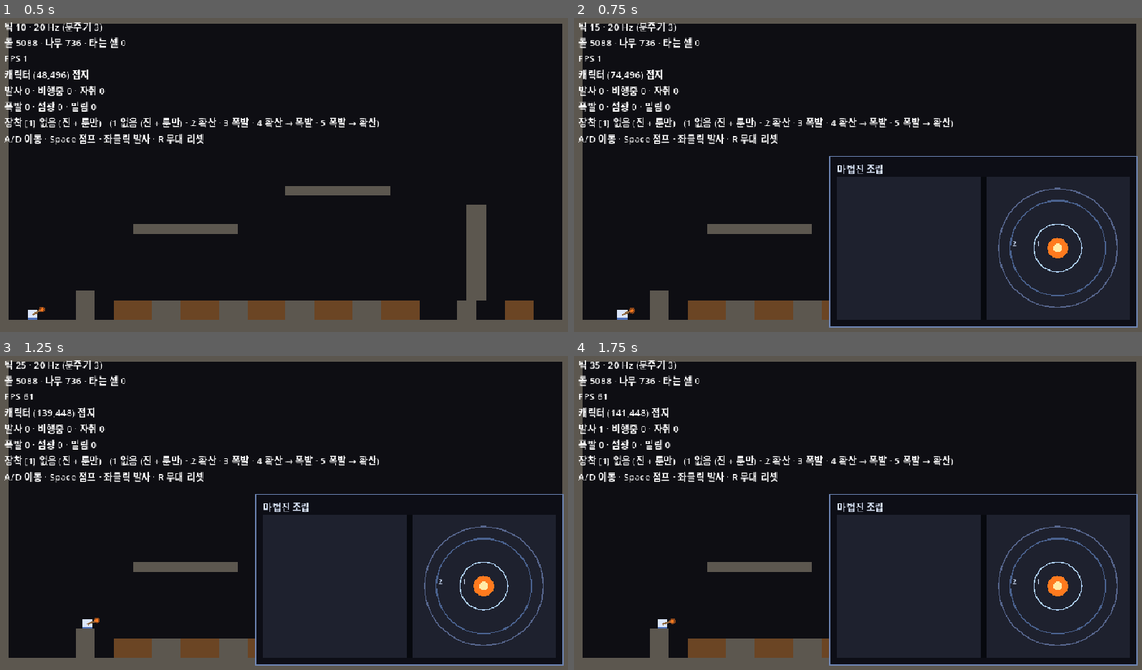
Above: before the commit, frames 1-4 (two rows, left to right).
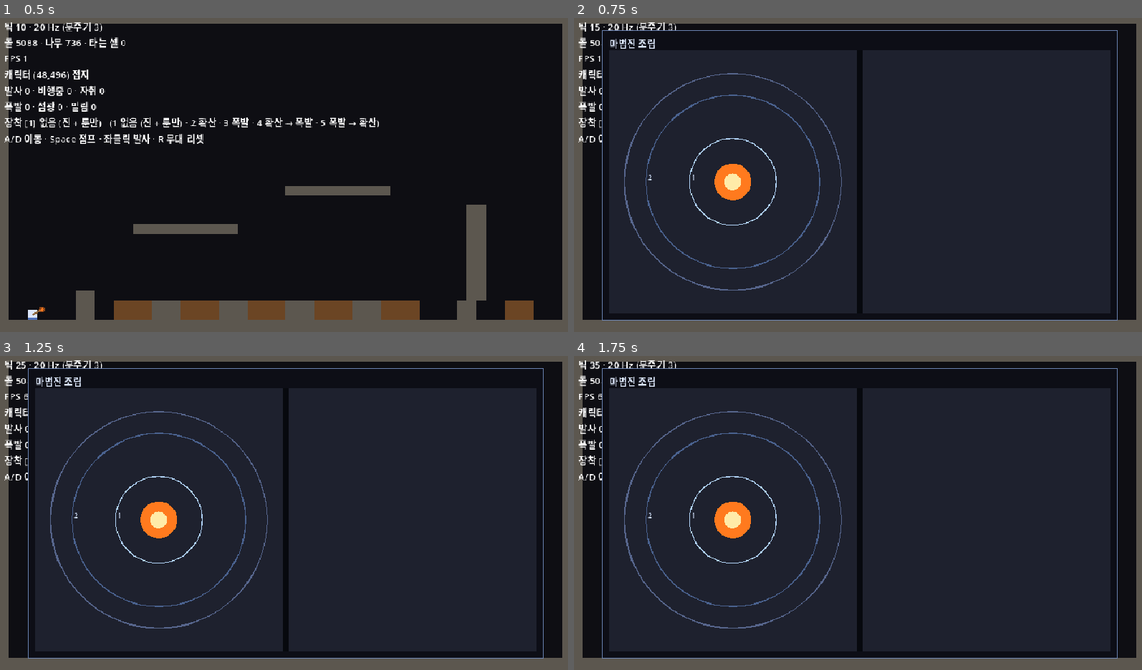
Above: after the commit, the same moments.

Repository: djgnfj-svg/tockbon
Game: Godot game, scene res://src/stage/stage.tscn
Same seed, same stepped clock (60 frames per second), same inputs: the game is played once before the commit and once after it.
Inputs (mouse positions are in pixels of both pictures, inside the frame that each line leads up to):
- Up to frame 1 (0.5 s): no input
- Up to frame 2 (0.75 s): tap Enter at 0.5 s; move the mouse to (988, 159) at 0.52 s; hold D (move_right) from 0.53 s (still down); hold Tab (toggle_assembly) from 0.53 s (still down); click (988, 159) at 0.67 s
- Up to frame 3 (1.25 s): keep holding D (move_right); keep holding Tab (toggle_assembly); tap Space (jump) at 0.77 s
- Up to frame 4 (1.75 s): release D (move_right) at 1.25 s; release Tab (toggle_assembly) at 1.25 s; drag from (744, 528) to (829, 578) at 1.27 s

Frame 1 is identical in both runs. In frame 2, 55% of the frame differs, in the area x 4-100%, y 3-99%; in frame 3, 55%; in frame 4, 55%.

Commit message:
spell: 창을 화면 90%로 키우고 마법진을 왼쪽으로 옮긴다 (단계 4b-1)
사용자가 정했다. 지름이 199.3 에서 363.8 로 커졌다.

좌우 반전을 창의 한 줄로 안 했다. 그러면 창만 뒤집히고 그물은 옛
페이지를 재면서 둘 다 초록이 된다. circle_page()/palette_page() 를
내서 창도 그물도 그 둘만 부른다 — 좌우를 완전 반전해도 908개가
그대로 초록이다. 뒤집기가 진짜로 두 줄 맞바꾸기가 됐다.

90% 면 HUD/Stats 를 덮는다. 피할 방법이 없어서 그물의 「안 겹친다」를
「겹쳐도 되는 조건」으로 바꿨다 — 창이 불투명하면 글씨가 섞이지 않고
가려질 뿐이다. 위험 12 는 반투명 창의 위험이었다. 반투명으로 되돌리면
거기가 빨개진다.

확산 갈래를 반 칸 돌렸다. 6갈래에서 수평이 비고 90°·270° 가 서서
고리와 직각으로 만난다. 임시 답이다 — 원인은 심볼이 고리 위에 앉는
것 자체라 층이 늘면 다시 걸린다.

또 동어반복을 만들었다가 지웠다. 「마법진이 바깥쪽 페이지다」는
페이지가 둘뿐이면 둘 다 한쪽에서 바깥이라 늘 참이다. 그 명제의 진짜
내용은 「자랄 때 어디로 자라나」인데 지금 기하에 없다 — 룬 자리가
여럿인 진이 와서 마법진이 실제로 가로로 커지는 날에야 잴 것이 생긴다.

바닥값은 안 건드렸다. 근거가 아직 「199px 에서 눈이 통과시켰다」다.
363.8px 를 눈이 통과시키면 그때 새 관측을 근거로 올린다.

Co-Authored-By: Claude Opus 5 (1M context) <noreply@anthropic.com>
Claude-Session: https://claude.ai/code/session_01AMkXmt1W5qq92K4dVZ4xVs

Diff:
--- a/src/view/book_layout.gd
+++ b/src/view/book_layout.gd
@@ -55,3 +55,20 @@
 		"fold": Rect2(m + page_w, top, fold_w, h),
 		"right": Rect2(m + page_w + fold_w, top, page_w, h),
 	}
+
+
+## 🔴🔴 **어느 페이지가 무엇인가 — 여기가 단일 소스다.** 창도 그물도 이 둘만 부른다.
+##
+## ⚠ **좌우는 이미 한 번 뒤집혔다** (spec의 처음 안은 「왼쪽 팔레트 · 오른쪽 마법진」이었고
+##  사용자 판정으로 반대가 됐다). 또 뒤집힐 수 있으므로 **키를 여기저기 박지 않는다** —
+##  박으면 뒤집는 날 창과 그물이 따로 뒤집혀 **한쪽만 옮겨 간 채로 초록**이 된다.
+## 🔴 뒤집기는 **아래 두 줄을 맞바꾸는 일**이어야 한다.
+##
+## ⚠ 구조 근거는 좌우와 **무관하게 그대로다**(§3.7): 마법진이 **바깥쪽** 페이지에 있어야
+##  룬 자리가 늘 때 창 바깥으로 자라며 팔레트를 안 민다. 지금은 왼쪽이 바깥이다.
+static func circle_page(window_size: Vector2) -> Rect2:
+	return pages(window_size)["left"]
+
+
+static func palette_page(window_size: Vector2) -> Rect2:
+	return pages(window_size)["right"]
--- a/src/view/circle_window.gd
+++ b/src/view/circle_window.gd
@@ -96,7 +96,9 @@
 	#  바뀌는 날 마법진 코드가 같이 열린다(§3.7).
 	#  ⚠ **그 대가로 단계 4b가 이 변환을 되돌려 클릭을 받아야 한다**(위험 22).
 	#   뺄 값은 `pages()["right"].position` — **여기서 쓰는 것과 같은 값**이다.
-	var page: Rect2 = pages["right"]
+	# 🔴 **어느 페이지가 마법진인가는 `book_layout`이 정한다.** 여기서 키를 박으면 좌우를
+	#  뒤집는 날 창과 그물이 따로 뒤집혀 **한쪽만 옮겨 간 채로 초록**이 된다(§3.7 — 이미 한 번 뒤집혔다).
+	var page := Book.circle_page(size)
 	draw_set_transform(page.position)
 
 	# 🔴 **좌표는 전부 `circle_layout`에서 온다.** 여기서 하나라도 계산하면
@@ -200,7 +202,9 @@
 	if kind == Glyph.KIND_SPAWN:
 		# 밖으로 뻗는 가지 — **새 탄을 만든다**가 모양에 있다.
 		for k in Fx.GLYPH_SPAWN_RAYS:
-			var a := TAU * float(k) / float(Fx.GLYPH_SPAWN_RAYS)
+			# ⚠ 반 칸 돌린다 — 안 돌리면 수평 갈래가 고리 선에 포개져 **사라진다**
+			#  (`fx_tuning.GLYPH_SPAWN_ANGLE_STEP_FRAC` 주석에 실측이 있다).
+			var a := TAU * (float(k) + Fx.GLYPH_SPAWN_ANGLE_STEP_FRAC) / float(Fx.GLYPH_SPAWN_RAYS)
 			var d := Vector2(cos(a), sin(a))
 			draw_line(at + d * (r * Fx.GLYPH_SPAWN_INNER_RATIO), at + d * r,
 				tint, Fx.GLYPH_SYMBOL_PX)
--- a/src/view/fx_tuning.gd
+++ b/src/view/fx_tuning.gd
@@ -74,11 +74,17 @@
 ##  창에 가려 캐릭터가 안 보이면 「창을 연 채로 걷는다」를 못 본다.
 ## 🔴 **여기가 치수의 단일 소스다.** 씬에 offset을 적으면 두 곳이 되고, 그때 창은 씬 값으로 뜨는데
 ##  그물은 이 값을 재서 **둘 다 초록인 채로 갈라진다.**
-## ⚠ **오른쪽 아래에 붙인다.** 캐릭터 시작 자리가 왼쪽 아래(48,480)라 거기를 비워야
-##  「조립하는 동안 다가오는 것을 볼 수 있나」가 성립한다(GDD). `HUD/Stats`(~y 210)도 피한다.
-## 🔴 크기가 단계 3보다 늘었다 — **두 페이지가 되면서 가로가 필요해졌다.** 마법진 페이지 하나가
-##  진 지름을 담아야 하는데, 388px를 반으로 가르면 200px짜리 진이 안 들어간다.
-const WINDOW_RECT := Rect2(430, 238, 514, 286)
+## 🔴🔴 **화면 90%다** — 사용자 판정(2026-08-03): 「책이 그냥 화면 90%를 차지하게 해줘」.
+##  뷰포트 960×540의 90% = 864×486, 가운데 정렬 ⇒ (48, 27).
+##
+## ⚠ **「캐릭터와 그 주변이 보인다」 계약이 유예됐다**(§3.7). 지우지 않고 유예다 —
+##  근거였던 GDD 「조립하는 동안 몬스터가 다가온다」에서 **지금 게임에 몬스터도 체력도 없어서**
+##  못 보는 대가가 0이기 때문이다. 🔴 **캐릭터가 다칠 수 있게 되는 날 이 줄이 다시 걸린다.**
+##
+## ⚠ 이 크기면 `HUD/Stats`(8,8~900,210)를 **덮는다.** 겹침이 안전한 것은 창이 **불투명**해서고
+##  (글씨가 섞이지 않고 가려질 뿐), 그래서 `net_render`가 「안 겹친다」가 아니라
+##  **「불투명하다」**를 잰다. 반투명으로 되돌리면 거기가 먼저 빨개진다.
+const WINDOW_RECT := Rect2(48, 27, 864, 486)
 
 ## 🔴🔴 **불투명이다.** 사용자 판정 — 「특정 창이 열리는 것처럼 **배경색이 존재해야** 할 듯」.
 ##  ⚠ 단계 2가 「반투명」을 판정 4의 근거로 적었는데 **그건 틀린 근거였다.** 실제로 재진 것은
@@ -149,6 +155,17 @@
 ##   같게 두면 「탄을 만드는 문양은 전부 8개를 만든다」로 잘못 읽힌다.
 const GLYPH_SPAWN_RAYS := 6
 const GLYPH_SYMBOL_PX := 2.0
+
+## 🔴 **가지를 반 칸 돌린다.** 안 돌리면 0°·180° 가지가 **수평**인데, 심볼이 고리 위 12시에 앉아
+##  그 점의 접선도 수평이라 **두 갈래가 고리 선에 포개져 사라진다** —
+##  실측으로 6갈래가 화면에서 **4갈래 X자**로 보였다(verify-look, 2026-08-03).
+##  반 칸(=간격/2) 돌리면 6갈래에서 0°·180°가 비고 대신 90°·270°가 서서 고리와 직각으로 만난다.
+##
+## ⚠ **`GLYPH_SPAWN_RAYS`를 바꾸면 이 값을 다시 봐라** — 홀수 갈래에서는 반 칸을 돌려도
+##  180°에 가지가 설 수 있다(예: 5갈래는 36°+72°×2 = 180°).
+## 🔴 그리고 이건 **배치의 임시 답이다.** 원인은 심볼이 고리 **위에** 앉는 것 자체라,
+##  층이 늘어 고리 간격이 좁아지면 다시 걸린다 — 그때는 심볼을 줄이거나 고리 밖으로 빼야 한다.
+const GLYPH_SPAWN_ANGLE_STEP_FRAC := 0.5
 ## SPAWN 가지가 **시작하는** 자리(반지름 대비). 0이면 한 점에서 뻗어 나와 별이 아니라 뭉치로 보인다.
 const GLYPH_SPAWN_INNER_RATIO := 0.3
 ## TERMINAL 원반의 반지름(심볼 반지름 대비). ⚠ 1.0이면 가지 심볼과 크기가 같아 보여
--- a/tests/nets/net_circle.gd
+++ b/tests/nets/net_circle.gd
@@ -40,11 +40,20 @@
 ## 마법진 지름의 **바닥값**. 🔴 연출 상수가 아니라 **검증 계약**이라 그물에 둔다 —
 ##  단계 3에서 눈이 통과시킨 크기이고, 여기 아래로 내려가면 그 판정을 다시 받아야 한다.
 ##
-## ⚠🔴 **여유가 19.3px뿐이다** (지금 지름 199.3 vs 바닥 180, 2026-08-04 실측).
-##  ⇒ 창을 조금만 줄이거나 여백(`CIRCLE_AREA_PAD_PX` · `BOOK_MARGIN_PX` · `BOOK_FOLD_PX`)을
-##   조금만 키워도 **여기가 먼저 빨개진다.** 그때 이 줄을 낮추기 전에 **눈으로 다시 봐라** —
-##   이 값이 지키는 것은 「고리 둘·룬·문양 심볼이 서로 안 먹는 크기」다.
-##  🔴 **원인이 여기가 아니라는 걸 알고 만나야** 「왜 갑자기 빨갛지」로 시간을 안 버린다.
+## ⚠ **실측이 두 번 바뀌었다:**
+##
+## | 언제 | 창 | 지름 | 바닥값 여유 |
+## |---|---|---|---|
+## | 단계 4a | 514×286 (28.4%) | 199.3 | **19.3px** — 빠듯했다 |
+## | 단계 4b-1 | 864×486 (**90%**) | **363.8** | **183.8px** |
+##
+## 🔴 **바닥값 180은 아직 「199px에서 눈이 통과시켰다」가 근거다** — 지금 지름과 두 배 차이지만
+##  **아직 안 올렸다.** verify-look이 363.8px 화면을 통과시키면 **그때 그 새 관측을 근거로 올려라.**
+##  ⚠ 지금 올리면 근거 없는 숫자가 된다 — 이 리포가 계속 잡아 온 바로 그 모양이다.
+##
+## ⚠ 이 값이 지키는 것은 「고리 둘·룬·문양 심볼이 서로 안 먹는 크기」다. 창을 줄이거나
+##  여백(`CIRCLE_AREA_PAD_PX` · `BOOK_MARGIN_PX` · `BOOK_FOLD_PX`)을 키우면 여기가 먼저 빨개진다.
+##  🔴 **원인이 이 상수가 아니라는 걸 알고 만나야** 「왜 갑자기 빨갛지」로 시간을 안 버린다.
 const CIRCLE_DIAMETER_FLOOR_PX := 180.0
 
 
@@ -353,6 +362,20 @@
 		t.ok(win_rect.encloses(p), "%s 가 창 안에 들어간다" % key)
 		t.ok(p.position.y >= Fx.WINDOW_TITLE_BAND_PX, "%s 가 제목 띠 아래에서 시작한다" % key)
 
+	# 🔴 **어느 페이지가 마법진인가를 그물도 `book_layout`에서 읽는다.** 여기 키를 박으면
+	#  좌우를 뒤집는 날 **창만 뒤집히고 그물은 옛 페이지를 재면서 초록**이 된다.
+	var circle_page := Book.circle_page(win)
+	var palette_page := Book.palette_page(win)
+	t.ok(not circle_page.intersects(palette_page), "마법진 페이지와 팔레트 페이지가 안 겹친다")
+	t.ok(circle_page == l or circle_page == r, "마법진 페이지가 두 페이지 중 하나다")
+	t.ok(palette_page == l or palette_page == r, "팔레트 페이지가 두 페이지 중 하나다")
+	# ⚠🔴 **「마법진이 바깥쪽이다」(§3.7 ③)는 여기서 못 잰다 — 재려다 동어반복을 만들었다.**
+	#  `circle.position.x <= palette.position.x or circle.end.x >= palette.end.x` 로 적었더니
+	#  **좌우를 완전히 반전해도 초록이었다**(실측). 페이지가 둘뿐이면 **둘 다 한쪽에서 바깥**이라
+	#  그 술어가 늘 참이다.
+	#  🔴 ③의 진짜 내용은 「자랄 때 어디로 자라나」라 **지금 기하에 없다** — 룬 자리가 여럿인 진이
+	#   와서 마법진이 실제로 가로로 커지는 날에야 잴 것이 생긴다. 그때까지는 **눈과 문서의 몫**이다.
+
 	# 🔴🔴 **계약: 마법진 페이지가 진 지름을 담는다.**
 	#
 	# ⚠ 처음엔 `지름 <= min(페이지)`로 적었는데 **그건 동어반복이었다** — 실측으로 확인했다:
@@ -363,12 +386,13 @@
 	#  (층 번호와 명도차가 읽힌다)을 통과시켰다. 여기서 더 작아지면 **그 판정이 낡는다** —
 	#  고리 둘·룬·문양 심볼이 그 안에 다 들어가야 하고, 작아지면 서로 먹는다.
 	#  ⚠ 창을 줄이고 싶으면 이 줄을 낮추기 전에 **눈으로 다시 봐라.**
-	var area := Layout.circle_area(r.size)
+	var area := Layout.circle_area(circle_page.size)
 	var fr: float = Layout.frame(area)["radius"]
-	t.ok(fr > 0.0, "오른쪽 페이지에서 진 반지름이 나온다 (%.1f)" % fr)
+	t.ok(fr > 0.0, "마법진 페이지에서 진 반지름이 나온다 (%.1f)" % fr)
 	t.ok(fr * 2.0 >= CIRCLE_DIAMETER_FLOOR_PX,
 		"진 지름(%.1f)이 바닥값 %d 이상이다 (페이지 %dx%d)" % [
-			fr * 2.0, int(CIRCLE_DIAMETER_FLOOR_PX), int(r.size.x), int(r.size.y)])
+			fr * 2.0, int(CIRCLE_DIAMETER_FLOOR_PX),
+			int(circle_page.size.x), int(circle_page.size.y)])
 
 	# 창이 화면 안에 있나. ⚠ 「몇 %냐」는 안 잰다 — 그 숫자는 낡는다(계획 §3.7).
 	#  「캐릭터가 보이나」는 **눈이 판정한다.**
@@ -417,6 +441,10 @@
 	#  마법진이 접힘을 넘어 **왼쪽 페이지를 침범한다** — 그림만 틀리고 아무도 안 짖는다.
 	t.ok(draw.contains("Layout.circle_area(page.size)"),
 		"창이 마법진에 **페이지 크기**를 넘긴다 (창 크기가 아니다)")
+	# 🔴 창이 페이지 키를 **직접 박지 않는다.** 박으면 좌우를 뒤집을 때 창만 뒤집히고
+	#  그물은 옛 페이지를 재면서 **둘 다 초록**이다.
+	t.ok(draw.contains("Book.circle_page("),
+		"창이 마법진 페이지를 `book_layout`에게 묻는다 (키를 안 박는다)")
 
 	# ⚠ 그리기가 변환을 쓰면 **되돌리는 줄이 반드시 있어야 한다** — 없으면 뒤에 붙는 것이
 	#  전부 페이지만큼 밀리고, 지금은 뒤에 아무것도 없어서 증상조차 없다.
@@ -443,8 +471,9 @@
 ## 🔴 그리고 계획이 「`rune_slots != 1`이면 짖는다」를 **래퍼 stderr에 공짜로 걸리는 장치**라고 적었는데,
 ##  그 함수를 부르는 그물이 없어서 **공짜가 아니었다.** 아래가 그 함수를 실제로 부른다.
 func _layout_geometry_runs(t) -> void:
-	# 🔴 마법진은 **오른쪽 페이지 안**에서 산다. 창 크기가 아니라 페이지 크기를 받는다.
-	var page: Rect2 = Book.pages(Fx.WINDOW_RECT.size)["right"]
+	# 🔴 마법진은 **자기 페이지 안**에서 산다. 창 크기가 아니라 페이지 크기를 받는다.
+	#  ⚠ 어느 쪽인지는 `book_layout`이 안다 — 여기 키를 박으면 좌우를 뒤집는 날 갈라진다.
+	var page := Book.circle_page(Fx.WINDOW_RECT.size)
 	var area := Layout.circle_area(page.size)
 	t.ok(area.size.x > 0.0 and area.size.y > 0.0,
 		"마법진 자리에 크기가 있다 (%dx%d)" % [int(area.size.x), int(area.size.y)])
--- a/tests/nets/net_render.gd
+++ b/tests/nets/net_render.gd
@@ -31,6 +31,10 @@
 ##  ⚠ **목록을 손으로 드는 것이 곧 계약이다.** 새 창을 붙이면서 여기 안 적으면 그물이 먼저 짖고,
 ##   적으면 「이건 일부러 먹는다」가 리포에 남는다. 자동으로 알아내면 그 선언이 사라진다.
 const INTERACTIVE: Array[String] = ["HUD/CircleWindow"]
+
+## 창이 화면에서 차지하는 비율. 🔴 **사용자 판정이라 계약이다**(§8) — 연출값이 아니다.
+##  「책이 그냥 화면 90%를 차지하게 해줘」(2026-08-03).
+const WINDOW_SCREEN_FRAC := 0.9
 
 
 func run(t) -> void:
@@ -163,19 +167,25 @@
 		int(r.size.x), int(r.size.y)])
 	t.ok(r.position.x >= 0.0 and r.position.y >= 0.0 and r.end.x <= vw and r.end.y <= vh,
 		"조립창이 화면 안에 들어간다 (%s ~ %s)" % [r.position, r.end])
-	# 절반은 넉넉한 상한이다 — 「일부」의 하한선이지 손맛값이 아니다.
-	t.ok(r.size.x * r.size.y < vw * vh * 0.5,
-		"조립창이 화면의 절반을 안 넘는다 (%d%%)" % int(r.size.x * r.size.y * 100.0 / (vw * vh)))
-
+
+	# 🔴🔴 **계약이 「절반 이하」에서 「화면 90%」로 바뀌었다** — 사용자 판정(§3.7·§8).
+	#  ⚠ 옛 검사는 「일부만 덮는다」를 지켰는데, 그 근거였던 「캐릭터가 보인다」가 **유예**됐다
+	#   (지금 게임에 몬스터도 체력도 없어 못 보는 대가가 0이다).
+	#  🔴 **유예지 삭제가 아니다** — 캐릭터가 다칠 수 있게 되는 날 이 줄이 다시 바뀐다.
+	t.ok(absf(r.size.x / vw - WINDOW_SCREEN_FRAC) <= 0.01,
+		"창 가로가 화면의 %d%%다 (%.1f%%)" % [
+			int(WINDOW_SCREEN_FRAC * 100.0), r.size.x / vw * 100.0])
+	t.ok(absf(r.size.y / vh - WINDOW_SCREEN_FRAC) <= 0.01,
+		"창 세로가 화면의 %d%%다 (%.1f%%)" % [
+			int(WINDOW_SCREEN_FRAC * 100.0), r.size.y / vh * 100.0])
+
+	# 🔴🔴 **90%면 `HUD/Stats`를 덮는다. 그게 안전한 이유는 창이 불투명해서다.**
+	#  ⚠ 옛 검사는 「안 겹친다」였고 근거는 위험 12(「겹치면 글씨가 섞인다」)였는데,
+	#   그 위험은 **반투명 창의 것**이다. 불투명 창은 섞지 않고 **가린다.**
+	#  ⇒ 겹침을 금지하는 대신 **겹쳐도 되는 조건**을 잰다. 반투명으로 되돌리면 여기가 빨개진다.
 	var stats := root.get_node_or_null("HUD/Stats") as Control
 	t.ok(stats != null, "씬에 HUD/Stats 가 있다")
-	if stats == null:
-		return
-	var sr := Rect2(
-		Vector2(stats.offset_left, stats.offset_top),
-		Vector2(stats.offset_right - stats.offset_left,
-			stats.offset_bottom - stats.offset_top))
-	t.ok(not sr.intersects(r), "조립창이 HUD/Stats(%s)와 안 겹친다" % sr)
+	t.eq(Fx.WINDOW_BG.a, 1.0, "창 배경이 불투명하다 (겹친 HUD 글씨가 안 섞인다)")
 
 
 ## 🔴🔴 **위 검사는 `Fx.WINDOW_RECT` 라는 상수만 잰다 — 창이 그걸 쓰는지는 안 본다.**
